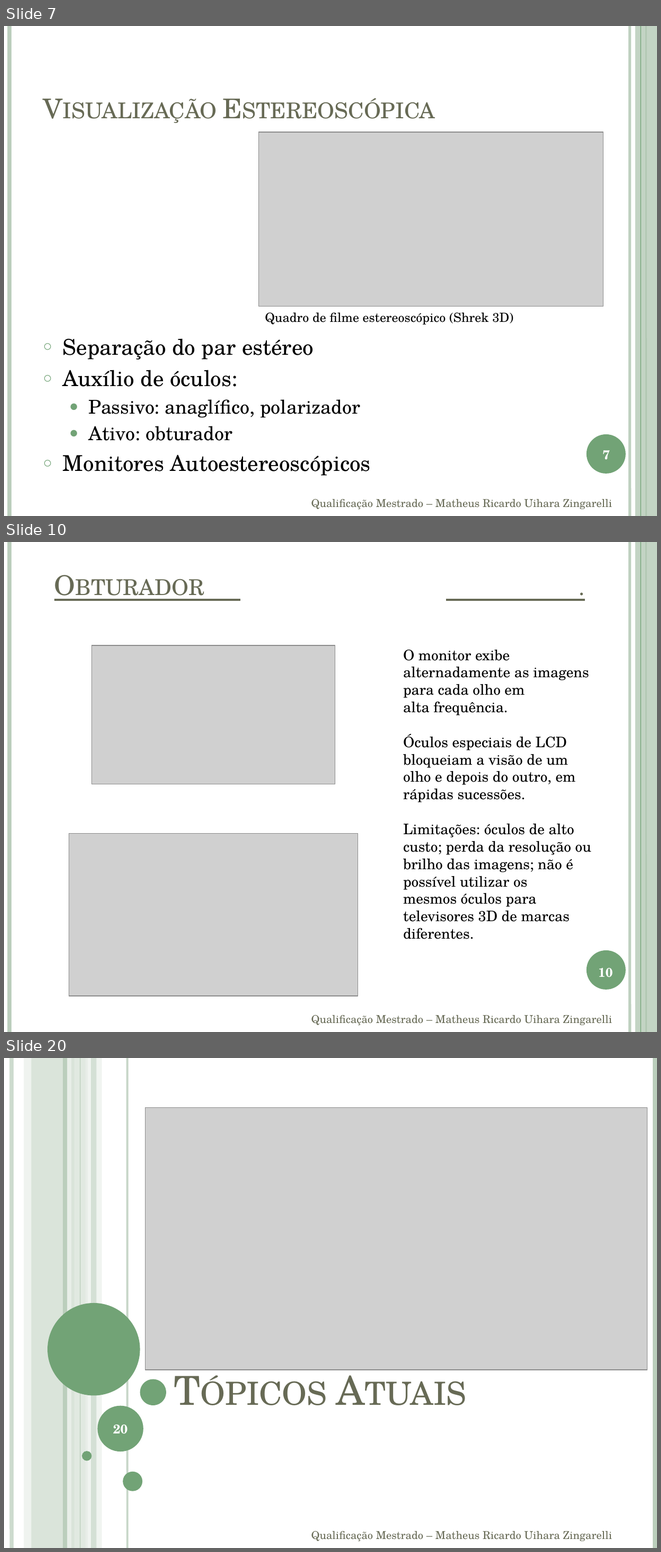
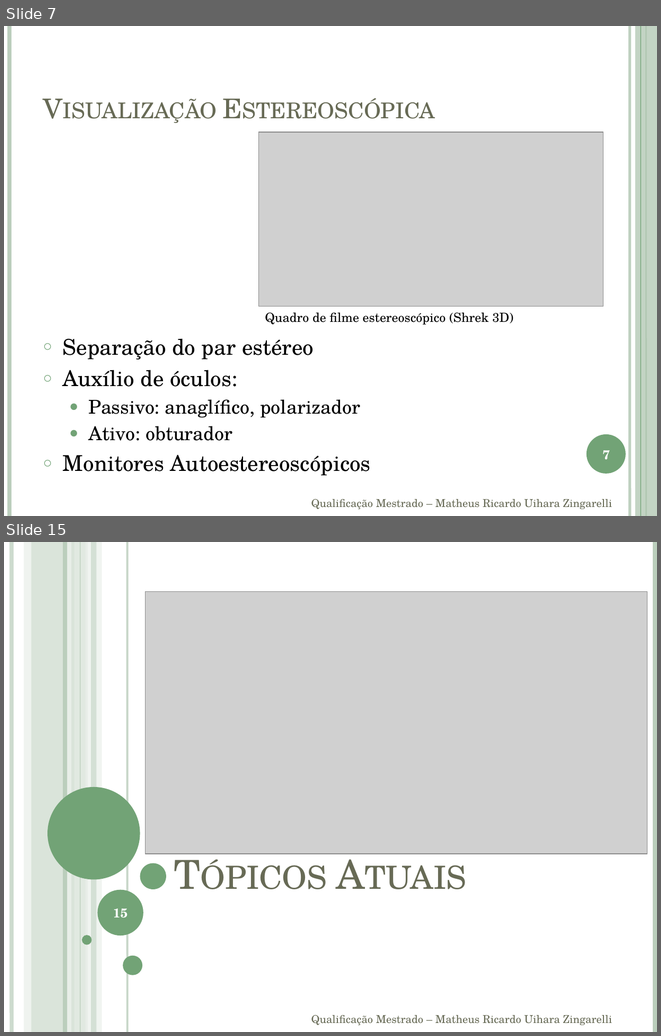
Before and after one commit to andrecurvello/tests-zingarelli, a slide deck: 1-Meus-Artigos/Qualificacao/apresentação.pptx. Shown one above the other, each under a label of ours: slides 7, 10 and 20 before the commit, slides 7 and 15 after it; the slides between them are not shown. The pictures are 661x1552 and 661x1036 pixels, drawn with LibreOffice and Linux fonts; fonts in the diff are those of the drawing; grey boxes stand for pictures. Boxes give left, top, right and bottom in pixels: in the first picture for what was removed or moved away, otherwise in the second. Text is boxed around its words. In the diff, an @@ line names an element or a change of style, - is before the commit and + after.

Commit message:
Mestrado - apresentação da quali  - conteúdo de visualização estereoscópica e início do conteúdo de codificação
- Adição de pdf de curso sobre latex

```diff
--- a/1-Meus-Artigos/Qualificacao/apresentação.pptx
+++ b/1-Meus-Artigos/Qualificacao/apresentação.pptx
@@ slide 10 removed at bbox=[4, 542, 657, 1032], background #FFFFFF; not listed: 6 template elements that a slide beside it also shows @@
@@ text removed at bbox=[49, 565, 634, 647] @@
-Obturador .
@@ picture removed at bbox=[91, 645, 335, 784] @@
@@ text removed at bbox=[403, 650, 591, 939] @@
-O monitor exibe alternadamente as imagens para cada olho em
-alta frequência.
-Óculos especiais de LCD bloqueiam a visão de um olho e depois do outro, em rápidas sucessões.
-Limitações: óculos de alto custo; perda da resolução ou brilho das imagens; não é possível utilizar os
-mesmos óculos para televisores 3D de marcas diferentes.
@@ picture removed at bbox=[69, 833, 358, 996] @@
@@ page number removed at bbox=[598, 968, 613, 977] @@
-10
@@ text removed at bbox=[311, 1015, 612, 1025] @@
-Qualificação Mestrado – Matheus Ricardo Uihara Zingarelli
@@ what was slide 20 is now slide 15 @@
@@ page number at bbox=[113, 908, 128, 918]: text changed @@
-20
+15
```
Also in this commit, not shown: 5 slides changed, 2 slides added, 6 other slides removed, 1 other file.
